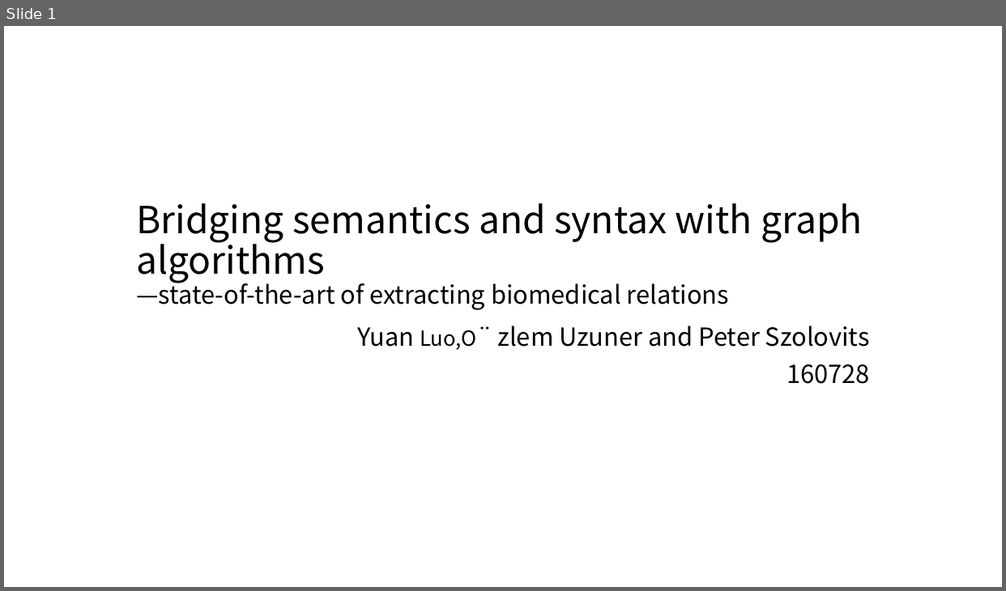
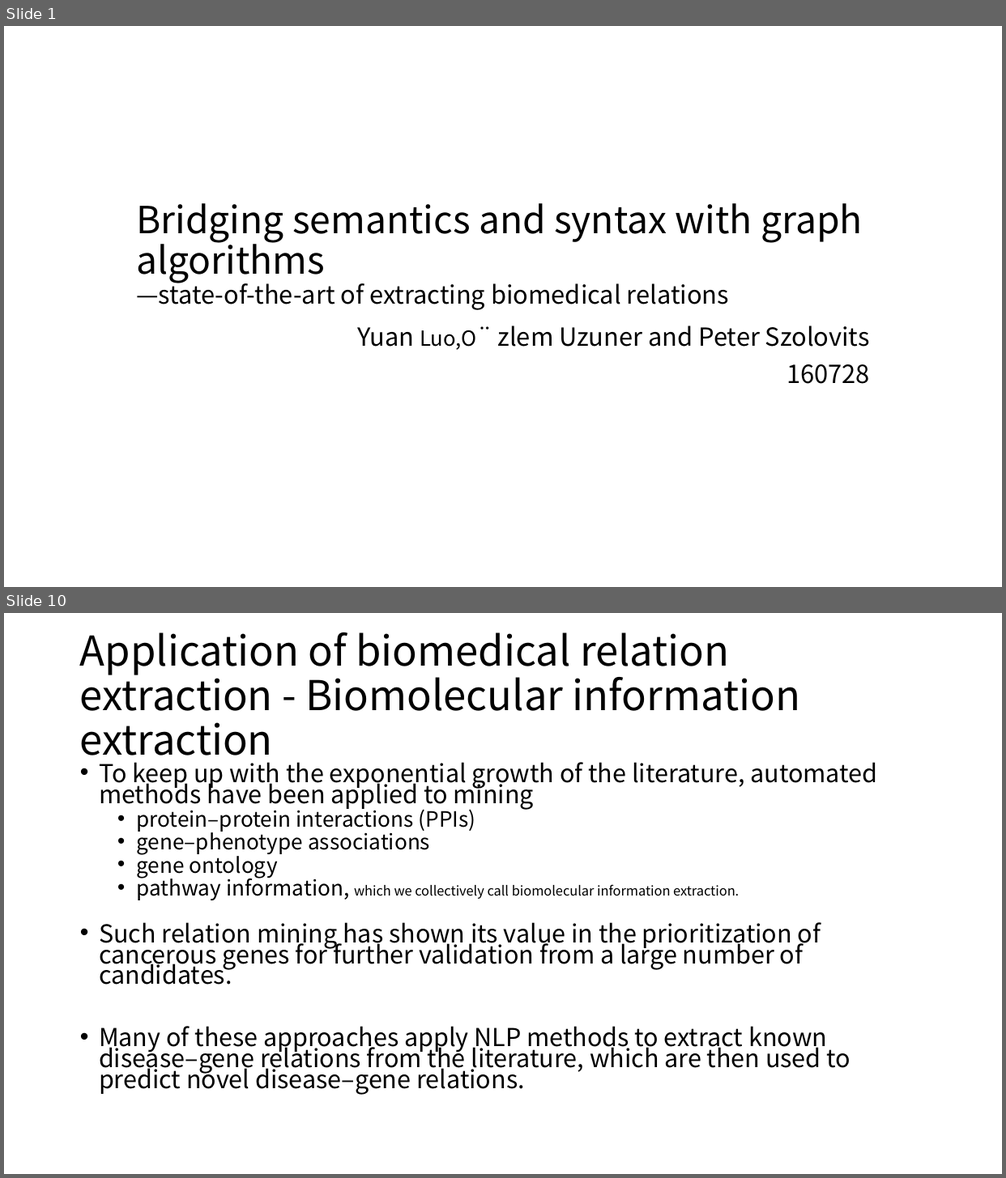
Before and after one commit to moklise/TIL, a slide deck: Review/Brief Bioinform_2016_Luo_Bridging semantics and syntax with graph algorithm/Bridging semantics and syntax with graph.pptx. Shown one above the other, each under a label of ours: slide 1 before the commit, slides 1 and 10 after it; the slides between them are not shown. The pictures are 1006x591 and 1006x1178 pixels, drawn with LibreOffice and Linux fonts; fonts in the diff are those of the drawing; background and template pictures are left out. Boxes give left, top, right and bottom in pixels: in the first picture for what was removed or moved away, otherwise in the second. Text is boxed around its words. In the diff, an @@ line names an element or a change of style, - is before the commit and + after.

```diff
--- a/Review/Brief Bioinform_2016_Luo_Bridging semantics and syntax with graph algorithm/Bridging semantics and syntax with graph.pptx
+++ b/Review/Brief Bioinform_2016_Luo_Bridging semantics and syntax with graph algorithm/Bridging semantics and syntax with graph.pptx
@@ slide 10 added at box(4, 613, 1002, 1174), background #FFFFFF @@
@@ title added at box(80, 632, 800, 765), 39.6 pt, text #000000 @@
+Application of biomedical relation extraction - Biomolecular information extraction
@@ text added at box(99, 762, 878, 1095), 23.8 pt, text #000000 @@
+• To keep up with the exponential growth of the literature, automated methods have been applied to mining
+  • protein–protein interactions (PPIs)
+  • gene–phenotype associations
+  • gene ontology
+  • pathway information, which we collectively call biomolecular information extraction.
+• Such relation mining has shown its value in the prioritization of cancerous genes for further validation from a large number of candidates.
+• Many of these approaches apply NLP methods to extract known disease–gene relations from the literature, which are then used to predict novel disease–gene relations.
```
Also in this commit, not shown: 15 other slides added, 1 slide removed, 2 other files.
